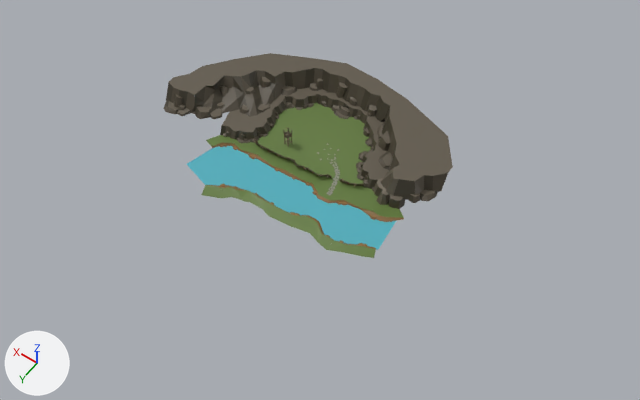
Before and after pictures for a commit that changed the FBX model Assets/Level1/Level1.FBX.
The view is the same before and after, from a camera (50 mm lens) standing at (-193.0, 317.0, 399.0) and looking at (-9.0, 59.0, -6.0). The axes (+X, +Y, +Z) are drawn at lower left. The lights are the same throughout. Where no turn or scale is listed for an object, it has been applied to the vertices. Vertices at the same position are counted once.

Before the edit, the objects in view are built like this:
```python
me_mesh_001 = bpy.data.meshes.new('Mesh.001')
me_mesh_001.from_pydata(...)  # 440 vertices, 533 faces; spans x -88.0..88.0, y -48.0..41.0, z -11.0..6.0
me_mesh_001.materials.append(mat_medieval_material)  # picture img_medieval_texture_png
me_mesh_002 = bpy.data.meshes.new('Mesh.002')
me_mesh_002.from_pydata(...)  # 410 vertices, 501 faces; spans x -64.5..64.5, y -35.3..35.3, z -1.5..1.3
me_mesh_002.materials.append(mat_medieval_material)  # picture img_medieval_texture_png
me_mesh_004 = bpy.data.meshes.new('Mesh.004')
me_mesh_004.from_pydata(...)  # 16 vertices, 12 faces; spans x -65.5..60.0, y -21.5..20.7, z 0.0
me_mesh_004.materials.append(mat_medieval_material)  # picture img_medieval_texture_png
me_mesh_005 = bpy.data.meshes.new('Mesh.005')
me_mesh_005.from_pydata(...)  # 298 vertices, 349 faces; spans x -53.1..54.0, y -11.8..15.5, z -1.3..1.3
me_mesh_005.materials.append(mat_medieval_material)  # picture img_medieval_texture_png
ob_bankleft = bpy.data.objects.new('_BankLeft', me_mesh_002)
ob_bankleft.location = (6.3, 33.3, 1.1)
ob_bankright = bpy.data.objects.new('_BankRight', me_mesh_005)
ob_bankright.location = (-5.9, 84.4, 1.1)
ob_river = bpy.data.objects.new('_River', me_mesh_004)
ob_river.location = (7.7, 72.2, 0.0)
ob_rocksup = bpy.data.objects.new('_RocksUp', me_mesh_001)
ob_rocksup.location = (20.9, 25.1, 11.2)
# also in view: '_RocksDown' at (15.0, 20.0, 3.0)
```
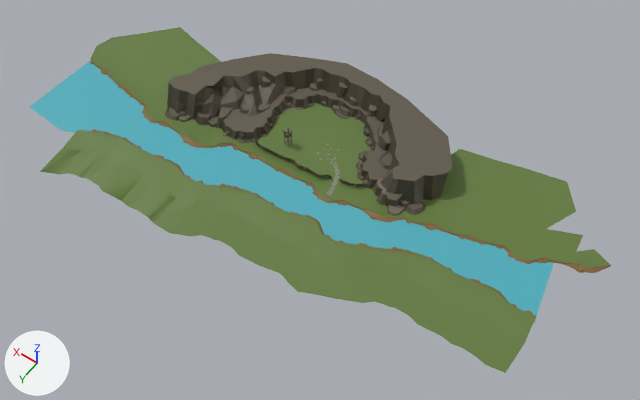
Pixel boxes [x1, y1, x2, y2] of what changed, in the pictures (640 x 400 px):
'_River', reshaped (150% wider, 150% taller)
    before: [187, 146, 396, 250]
    after: [30, 60, 554, 322]
'_RocksUp', reshaped
    before: [164, 53, 453, 209]
    after: [165, 53, 453, 216]
'_BankLeft2', added (green)
    after: [402, 149, 611, 273]
'_BankRight', reshaped (18% wider, 56% taller)
    before: [201, 184, 376, 258]
    after: [170, 184, 376, 300]
'_BankRight3', added (green)
    after: [347, 247, 536, 373]
'_BankRight2', added (green)
    after: [40, 129, 205, 233]
'_BankLeft3', added (green)
    after: [90, 27, 221, 148]
part 1 of me_mesh_005, built on
    before: [201, 185, 376, 258]
    after: [170, 185, 375, 300]
part 2 of me_mesh_001, built on
    before: [164, 82, 448, 209]
    after: [165, 83, 448, 216]
part 3 of me_mesh_001, surface changed
    before: [166, 105, 179, 114]
    after: [177, 103, 183, 114]
part 4 of me_mesh_004, built on
    before: [187, 146, 293, 207]
    after: [30, 60, 267, 191]
part 5 of me_mesh_004, built on
    before: [338, 210, 396, 250]
    after: [338, 210, 554, 322]

The change, as a diff of the scene's bpy script:
```diff
--- a/Assets/Level1/Level1.FBX.py
+++ b/Assets/Level1/Level1.FBX.py
@@ me_mesh_005 @@
-me_mesh_005.from_pydata(...)  # 298 vertices, 349 faces; spans x -53.1..54.0, y -11.8..15.5, z -1.3..1.3
+me_mesh_005.from_pydata(...)  # 315 vertices, 379 faces; spans x -56.3..54.0, y -11.8..46.2, z -1.3..1.3
+# me_mesh_005 part 1
+# 2 vertices are removed from x -28.9..51.4, y 5.0..15.5, z -1.1
+# 3 faces are deleted
+# 14 vertices in x -53.1..36.1, y -5.6..6.4, z -1.1 move by (0.0, 10.5, 0.0)
+# 1 vertex moves from x 40.4, y 10.6, z -1.1 to x 51.4, y 26.0, z -1.1
+# 8 vertices are added at x -32.1..40.4, y 15.5..41.3, z -1.1..-1.0
+# 11 new vertices lie (-3.2, 20.2, 0.1) away from vertices in x -53.1..40.4, y -5.6..10.6, z -1.1
+# 33 new faces join them
 me_mesh_005.materials.append(mat_medieval_material)
@@ me_mesh_001 @@
-me_mesh_001.from_pydata(...)  # 440 vertices, 533 faces; spans x -88.0..88.0, y -48.0..41.0, z -11.0..6.0
+me_mesh_001.from_pydata(...)  # 451 vertices, 545 faces; spans x -88.0..88.0, y -48.0..41.0, z -13.0..6.0
+# me_mesh_001 part 2
+# 7 vertices are removed from x 74.0..80.0, y 29.0..36.0, z -4.0..3.0
+# 23 faces are deleted
+# 38 vertices in x 53.0..87.0, y 23.0..39.0, z -6.0..2.0 move by (0.0, 0.0, -5.0)
+# 8 vertices in x -81.0..-75.0, y 6.0..13.0, z -6.0..-2.0 move by (4.0, 4.0, -5.0)
+# 7 vertices in x -74.0..-65.0, y 12.0..18.0, z -11.0..-4.0 move by (2.0, 1.0, 0.0)
+# 7 vertices in x 50.0..56.0, y 19.0..29.0, z -6.0..-4.0 move by (0.0, 2.0, -5.0)
+# 5 vertices in x -86.0..-75.0, y -2.0..9.0, z -5.0..-3.0 move by (2.0, 9.0, -6.0)
+# 4 vertices in x -68.0..82.0, y 17.0..37.0, z -5.0..-3.0 move by (0.0, 0.0, -6.0)
+# 49 vertices move from x -88.0..84.0, y -3.0..41.0, z -11.0..-1.0 to x -88.0..80.0, y -3.0..36.0, z -12.0..-1.0
+# 18 vertices are added at x -76.0..84.0, y 14.0..41.0, z -13.0..-9.0
+# 35 new faces join them
+# me_mesh_001 part 3: 5 kept faces spanning x 74.0..78.0, y 29.0..36.0, z -9.0..-3.0 get new texture (UV) coordinates
 me_mesh_001.materials.append(mat_medieval_material)
@@ me_mesh_004 @@
-me_mesh_004.from_pydata(...)  # 16 vertices, 12 faces; spans x -65.5..60.0, y -21.5..20.7, z 0.0
+me_mesh_004.from_pydata(...)  # 33 vertices, 31 faces; spans x -155.9..169.9, y -48.5..38.8, z 0.0
+# me_mesh_004 part 4: 1 vertex moved from x 40.4, y 20.7, z 0.0 to x 40.4, y 22.9, z 0.0; 4 vertices removed from x -2.7..60.0, y -13.8..15.0, z 0.0; 12 vertices added at x 60.0..169.9, y -21.3..38.8, z 0.0
+# me_mesh_004 part 5: 1 vertex removed from x -62.9, y -21.5, z 0.0; 10 vertices added at x -155.9..-65.9, y -48.5..-7.3, z 0.0
 me_mesh_004.materials.append(mat_medieval_material)
@@ ob_bankright2 @@
+ob_bankright2 = bpy.data.objects.new('_BankRight2', me_mesh_008)  # 253 vertices, 303 faces; spans x -42.3..54.0, y -6.4..44.6, z -1.3..1.3; in mat_medieval_material (picture img_medieval_texture_png)
+ob_bankright2.location = (84.7, 96.7, 1.1)
@@ ob_bankleft3 @@
+ob_bankleft3 = bpy.data.objects.new('_BankLeft3', me_mesh_011)  # 350 vertices, 429 faces; spans x -64.5..55.0, y -45.4..31.6, z -1.5..1.3; in mat_medieval_material (picture img_medieval_texture_png)
+ob_bankleft3.location = (127.8, 43.7, 1.1)
@@ ob_bankright3 @@
+ob_bankright3 = bpy.data.objects.new('_BankRight3', me_mesh_009)  # 253 vertices, 303 faces; spans x -39.2..54.5, y -6.4..45.2, z -1.3..1.3; in mat_medieval_material (picture img_medieval_texture_png)
+ob_bankright3.location = (-110.4, 64.4, 1.1)
@@ ob_bankleft2 @@
+ob_bankleft2 = bpy.data.objects.new('_BankLeft2', me_mesh_010)  # 350 vertices, 429 faces; spans x -60.9..60.4, y -40.5..38.6, z -1.5..1.3; in mat_medieval_material (picture img_medieval_texture_png)
+ob_bankleft2.location = (-104.7, 9.7, 1.1)
```
